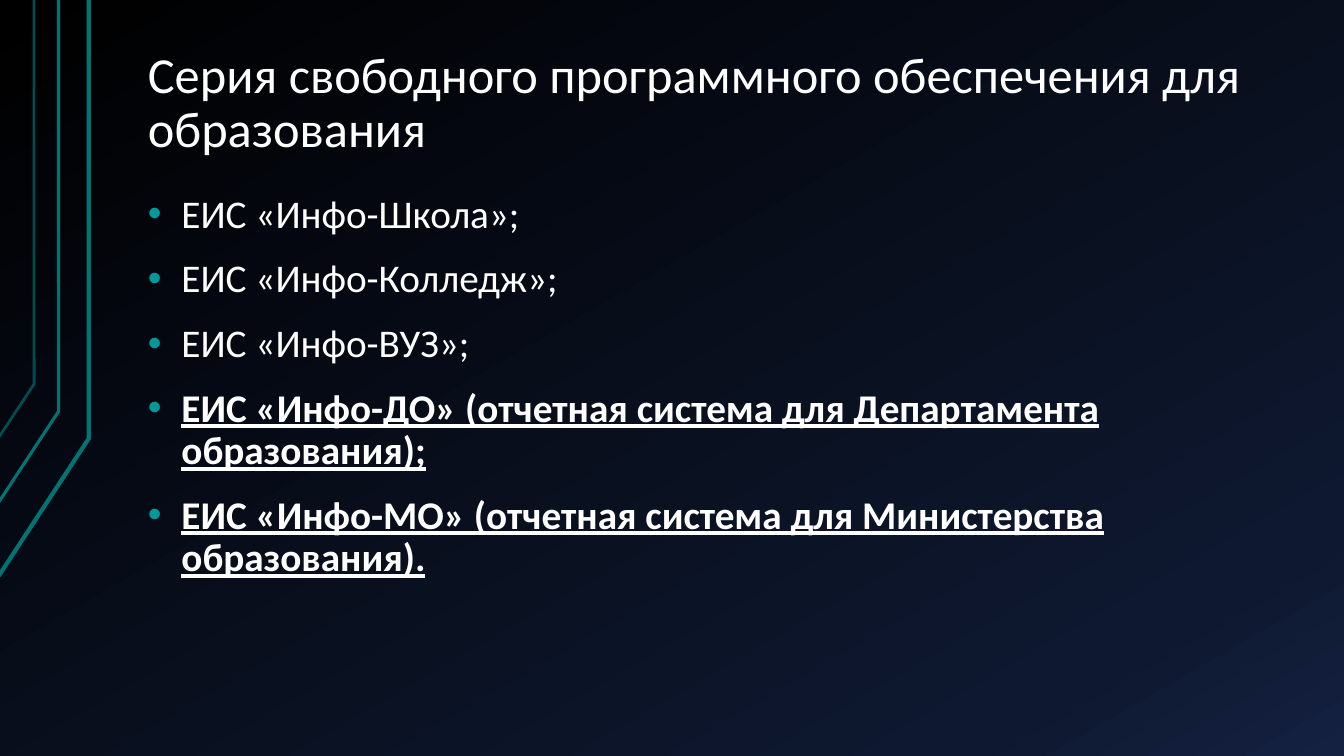
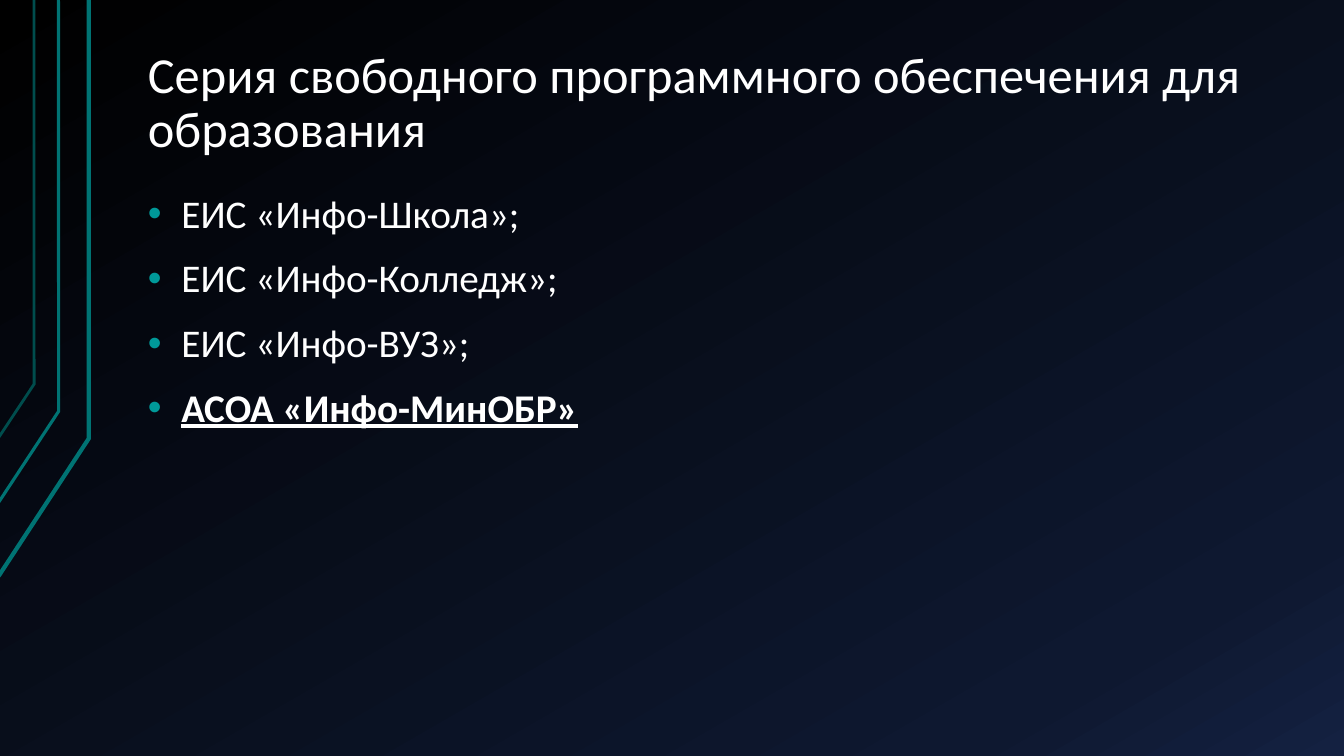
Before and after one commit to InfoCollege/InfoCollegeD, a slide deck: slide 2 of Программа «Информационное образование».pptx. Drawn at 1344x756 pixels with LibreOffice and Linux fonts; fonts in the diff are those of the drawing. Boxes give left, top, right and bottom in pixels: in the first picture for what was removed or moved away, otherwise in the second. Text is boxed around its words. In the diff, an @@ line names an element or a change of style, - is before the commit and + after.

```diff
--- a/Программа «Информационное образование».pptx
+++ b/Программа «Информационное образование».pptx
@@ text at (181,395,578,429): text changed @@
-• ЕИС «Инфо-ДО» (отчетная система для Департамента образования);
-• ЕИС «Инфо-МО» (отчетная система для Министерства образования).
+• АСОА «Инфо-МинОБР»
```
Also in this commit, not shown: 2 other slides changed, 5 other files.
